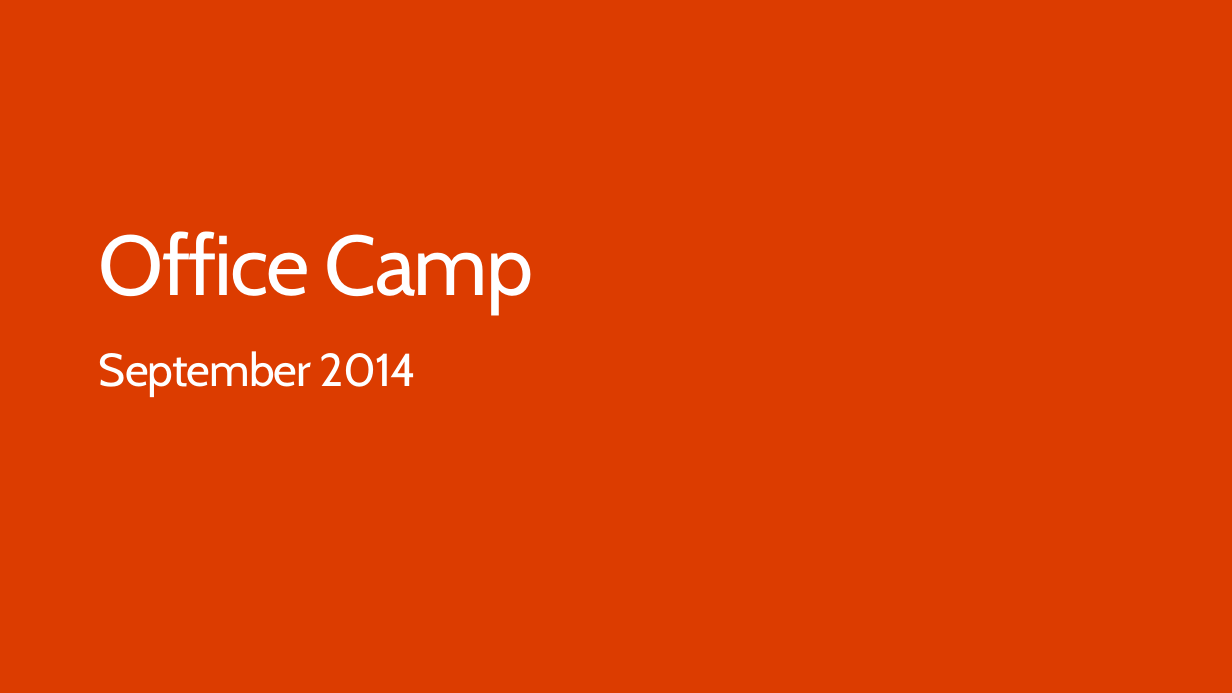
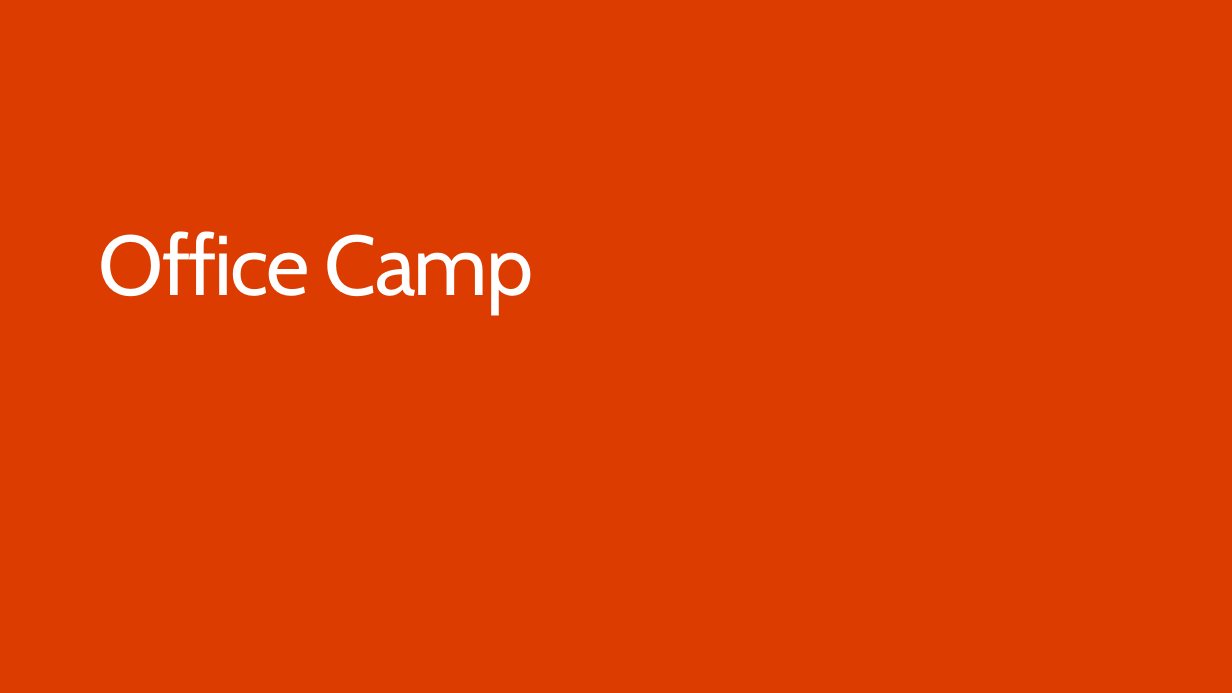
Before and after one commit to stinethebean/DevCampTraining, a slide deck: slide 1 of 03.Hook into Apps for SharePoint/Hook into Apps for SharePoint.pptx. Drawn at 1232x693 pixels with LibreOffice and Linux fonts; fonts in the diff are those of the drawing; background and template pictures are left out. Boxes give left, top, right and bottom in pixels: in the first picture for what was removed or moved away, otherwise in the second. Text is boxed around its words. In the diff, an @@ line names an element or a change of style, - is before the commit and + after.

```diff
--- a/03.Hook into Apps for SharePoint/Hook into Apps for SharePoint.pptx
+++ b/03.Hook into Apps for SharePoint/Hook into Apps for SharePoint.pptx
@@ text removed at (99, 351, 417, 396) @@
-September 2014
```
Also in this commit, not shown: 2 slides removed, 1 other file.
